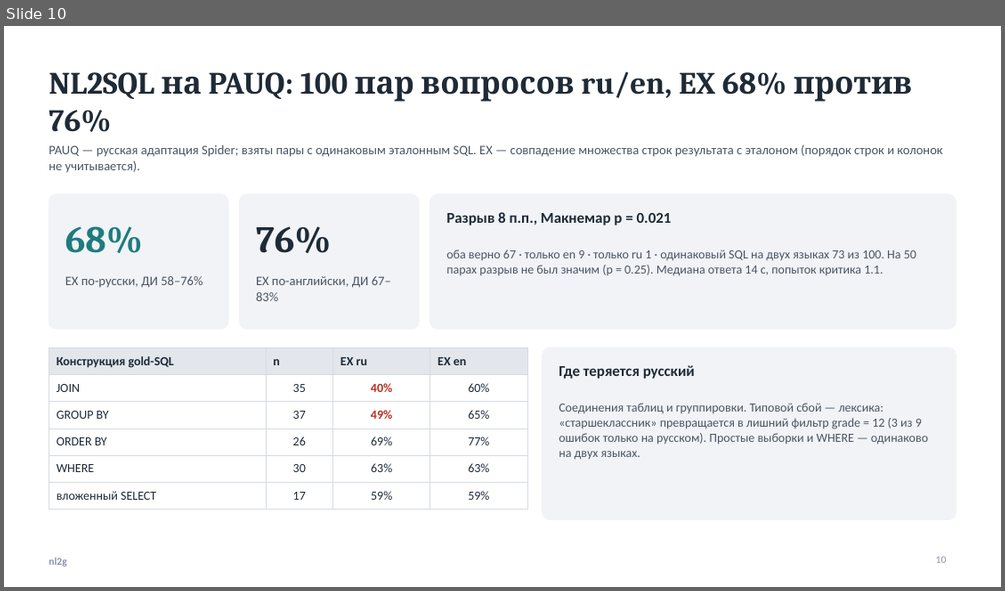
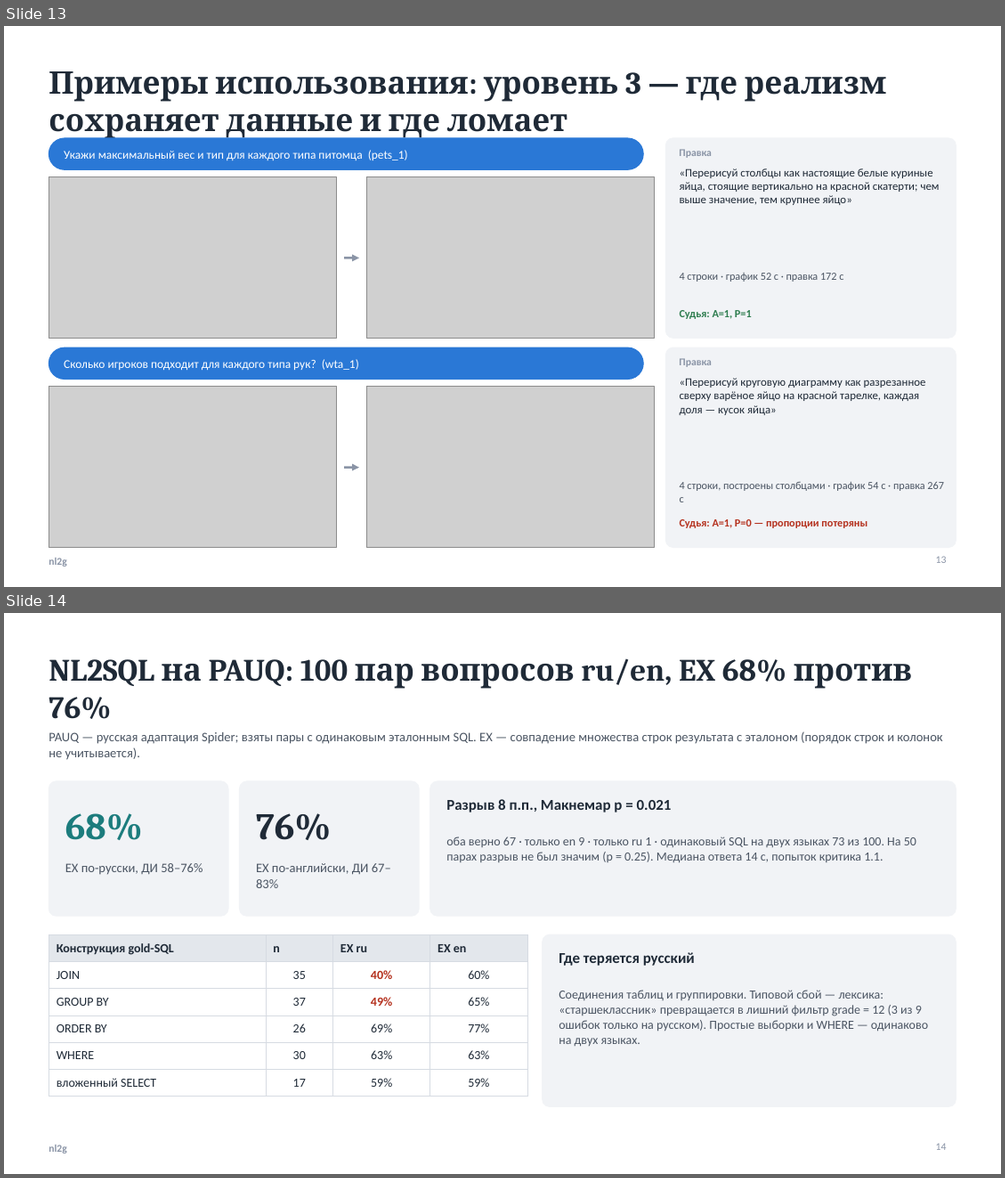
Before and after one commit to kocharyandr/nl2g, a slide deck: docs/ПРЕЗЕНТАЦИЯ_СЕРВИСА.pptx. Shown one above the other, each under a label of ours: slide 10 before the commit, slides 13 and 14 after it. The pictures are 1005x591 and 1005x1178 pixels, drawn with LibreOffice and Linux fonts; fonts in the diff are those of the drawing; grey boxes stand for pictures. Boxes give left, top, right and bottom in pixels: in the first picture for what was removed or moved away, otherwise in the second. Text is boxed around its words. In the diff, an @@ line names an element or a change of style, - is before the commit and + after.

```diff
--- a/docs/ПРЕЗЕНТАЦИЯ_СЕРВИСА.pptx
+++ b/docs/ПРЕЗЕНТАЦИЯ_СЕРВИСА.pptx
@@ slide 13 added at <box>4,26,1001,587</box>, background #FFFFFF; not listed: 1 template element that a slide beside it also shows @@
@@ title added at <box>48,71,886,141</box>, 30 pt, text #1F2A37, bold @@
+Примеры использования: уровень 3 — где реализм сохраняет данные и где ломает
@@ rounded rectangle added at <box>48,138,643,169</box>, fill #2A78D6, outline #2A78D6 1 pt @@
@@ text added at <box>64,150,408,160</box>, 11.5 pt, text #FFFFFF @@
+Укажи максимальный вес и тип для каждого типа питомца (pets_1)
@@ rounded rectangle added at <box>666,138,956,338</box>, fill #F1F3F6, outline #F1F3F6 1 pt @@
@@ text added at <box>679,149,711,158</box>, 10 pt, text #8A94A6, bold @@
+Правка
@@ picture added at <box>48,177,337,338</box> @@
@@ picture added at <box>367,177,655,338</box> @@
@@ text added at <box>680,168,939,205</box>, 11 pt, text #1F2A37 @@
+«Перерисуй столбцы как настоящие белые куриные яйца, стоящие вертикально на красной скатерти; чем выше значение, тем крупнее яйцо»
@@ arrow added from (344, 257) to (359, 257), #8A94A6 2.25 pt @@
@@ text added at <box>680,273,843,281</box>, 10.5 pt, text #4B5563 @@
+4 строки · график 52 с · правка 172 с
@@ text added at <box>680,310,752,319</box>, 10.5 pt, text #2E7D4F, bold @@
+Судья: A=1, P=1
@@ rounded rectangle added at <box>48,347,643,379</box>, fill #2A78D6, outline #2A78D6 1 pt @@
@@ text added at <box>64,359,359,370</box>, 11.5 pt, text #FFFFFF @@
+Сколько игроков подходит для каждого типа рук? (wta_1)
@@ rounded rectangle added at <box>666,347,956,548</box>, fill #F1F3F6, outline #F1F3F6 1 pt @@
@@ text added at <box>679,358,711,367</box>, 10 pt, text #8A94A6, bold @@
+Правка
@@ picture added at <box>48,386,337,548</box> @@
@@ picture added at <box>367,386,655,548</box> @@
@@ text added at <box>680,378,926,415</box>, 11 pt, text #1F2A37 @@
+«Перерисуй круговую диаграмму как разрезанное сверху варёное яйцо на красной тарелке, каждая доля — кусок яйца»
@@ arrow added from (344, 467) to (359, 467), #8A94A6 2.25 pt @@
@@ text added at <box>680,482,944,502</box>, 10.5 pt, text #4B5563 @@
+4 строки, построены столбцами · график 54 с · правка 267 с
@@ text added at <box>680,519,867,528</box>, 10.5 pt, text #B5321F, bold @@
+Судья: A=1, P=0 — пропорции потеряны
@@ page number added at <box>936,556,947,563</box>, 10 pt, text #8A94A6 @@
+13
@@ what was slide 10 is now slide 14 @@
@@ page number at <box>936,1143,947,1150</box>: text changed @@
-10
+14
```
Also in this commit, not shown: 3 other slides added, 1 other file.
